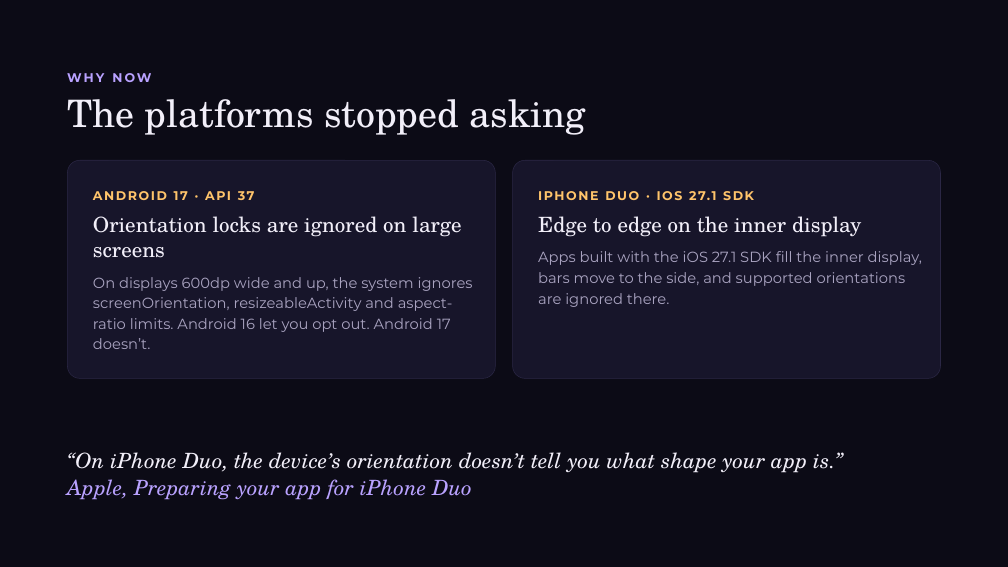
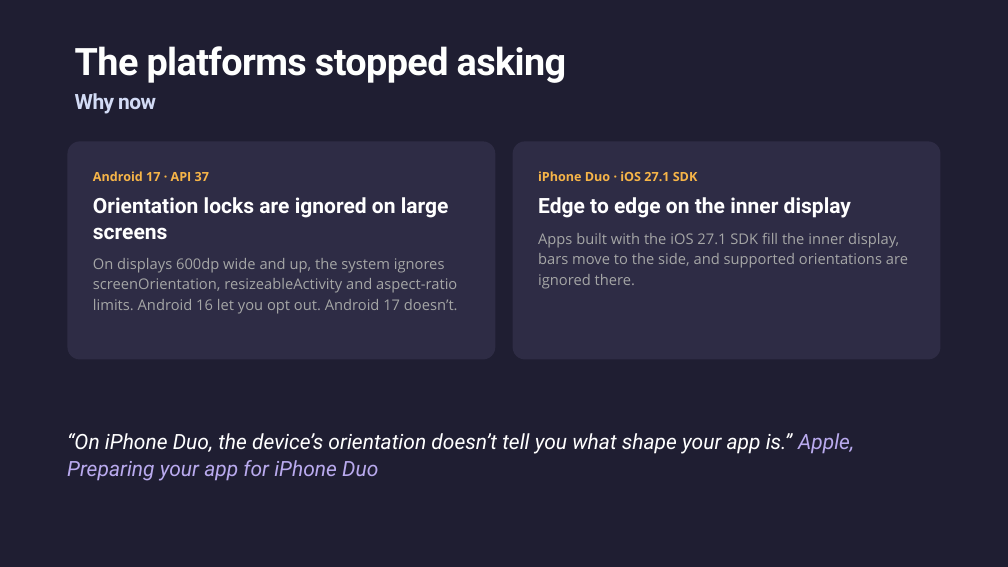
Before and after one commit to jsuarezruiz/dotnetconf2026-avalonia-foldables, a slide deck: slide 6 of Unfold Your UI Foldable Apps with .NET and Avalonia.pptx (slide 5 before the commit). Drawn at 1008x567 pixels with LibreOffice and Linux fonts; fonts in the diff are those of the drawing. Boxes give left, top, right and bottom in pixels: in the first picture for what was removed or moved away, otherwise in the second. Text is boxed around its words. In the diff, an @@ line names an element or a change of style, - is before the commit and + after.

```diff
--- a/Unfold Your UI Foldable Apps with .NET and Avalonia.pptx
+++ b/Unfold Your UI Foldable Apps with .NET and Avalonia.pptx
@@ background #0C0B16 to #1F1E32 @@
@@ title "The platforms stopped asking": place and size @@
-title "The platforms stopped asking" at (67, 99, 586, 135)
+title "The platforms stopped asking" at (75, 46, 567, 83)
@@ title "The platforms stopped asking" at (75, 46, 567, 83): font TeX Gyre Schola to Roboto, text colour #F2EFF9 to #FEFFFE, letter spacing 0 to -0.6 pt, bold on; line spacing 39.6pt to 34pt @@
@@ text at (75, 93, 156, 114): text changed; size 12 to 20 pt; font Montserrat to Roboto; text colour #B9A2FF to gradient #D2DBF5 to #8A95B6 @@
-WHY NOW
+Why now
@@ rounded rectangle at (67, 141, 495, 359): fill #17152A to #B9AAEE at 10% opacity; outline #2B2745 0.5 pt to none @@
@@ 5 texts, 2 rounded rectangles: place and size @@
-5 texts, 2 rounded rectangles at (67, 160, 941, 500)
+5 texts, 2 rounded rectangles at (67, 141, 941, 481)
@@ rounded rectangle at (513, 141, 941, 359): fill #17152A to #B9AAEE at 10% opacity; outline #2B2745 0.5 pt to none @@
@@ text at (93, 171, 209, 181): text changed; font Montserrat to Open Sans; text colour #FFC46B to #F7B548 @@
-ANDROID 17 · API 37
+Android 17 · API 37
@@ text at (538, 171, 698, 181): text changed; font Montserrat to Open Sans; text colour #FFC46B to #F7B548 @@
-IPHONE DUO · IOS 27.1 SDK
+iPhone Duo · iOS 27.1 SDK
@@ text "Orientation locks are ignored on ..." at (93, 197, 449, 239): font TeX Gyre Schola to Roboto, text colour #F2EFF9 to #FFFFFF, bold on @@
@@ text "Edge to edge on the ..." at (538, 197, 851, 218): font TeX Gyre Schola to Roboto, text colour #F2EFF9 to #FFFFFF, bold on @@
@@ text "Apps built with the iOS ..." at (538, 233, 908, 289): font Montserrat to Open Sans, text colour #A9A3C0 to #A5A6A6 @@
@@ text "On displays 600dp wide and ..." at (93, 258, 458, 314): font Montserrat to Open Sans, text colour #A9A3C0 to #A5A6A6 @@
@@ text "“On iPhone Duo, the device’s ..." at (67, 433, 854, 481): font TeX Gyre Schola to Roboto; text colour #F2EFF9 to #FFFFFF in "“On iPhone Duo, the device’s orientation doesn’t ..."; text colour #B9A2FF to #B9AAEE in "Apple, Preparing your app for iPhone Duo" @@
```
Also in this commit, not shown: 26 other slides changed, 2 slides added, 1 slide removed, 1 other file.
